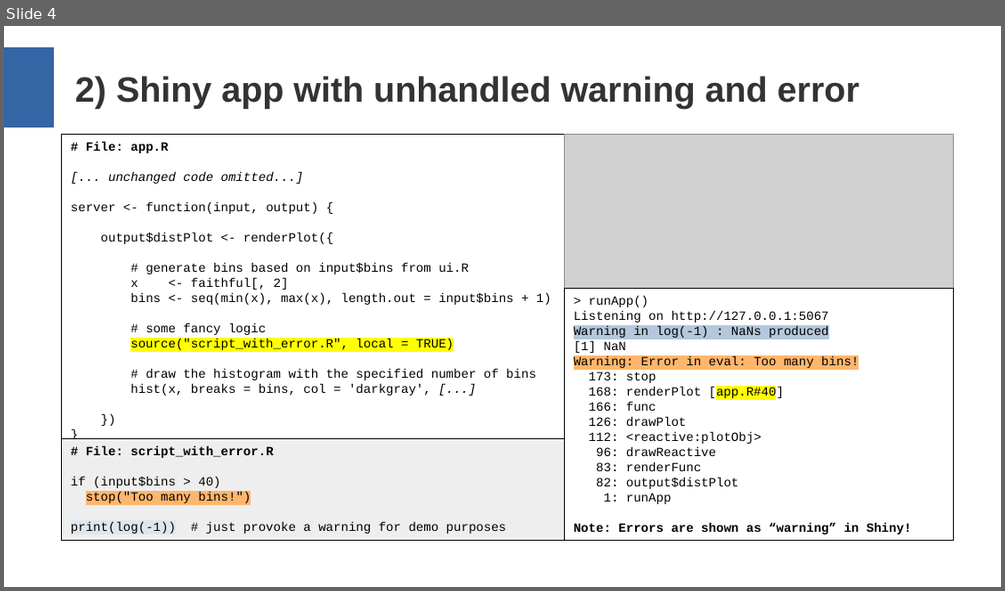
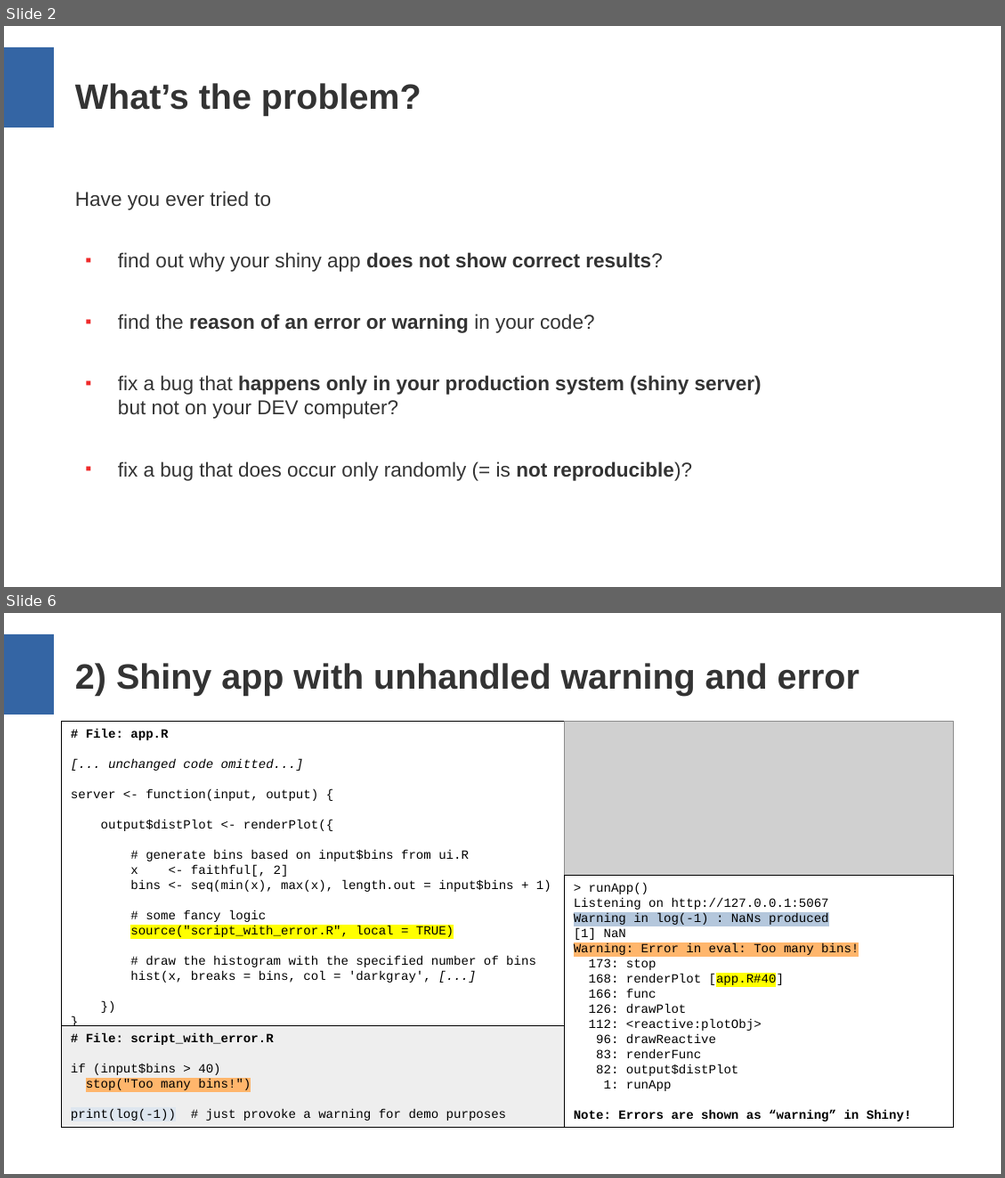
Before and after one commit to aryoda/R_shiny_post_mortem_analysis_training, a slide deck: Training slides.odp. Shown one above the other, each under a label of ours: slide 4 before the commit, slides 2 and 6 after it; the slides between them are not shown. The pictures are 1005x591 and 1005x1178 pixels, drawn with LibreOffice and Linux fonts; fonts in the diff are those of the drawing; grey boxes stand for pictures. Boxes give left, top, right and bottom in pixels: in the first picture for what was removed or moved away, otherwise in the second. Text is boxed around its words. In the diff, an @@ line names an element or a change of style, - is before the commit and + after.

```diff
--- a/Training slides.odp
+++ b/Training slides.odp
@@ slide 2 added at <box>4,26,1001,587</box>, background #FFFFFF; not listed: 1 template element that a slide beside it also shows @@
@@ title added at <box>75,83,421,116</box>, 28 pt, text #333333, bold @@
+What’s the problem?
@@ text added at <box>75,191,761,481</box>, 16 pt, text #333333 @@
+Have you ever tried to
+■ find out why your shiny app does not show correct results?
+■ find the reason of an error or warning in your code?
+■ fix a bug that happens only in your production system (shiny server)
+  but not on your DEV computer?
+■ fix a bug that does occur only randomly (= is not reproducible)?
@@ what was slide 4 is now slide 6 @@
```
Also in this commit, not shown: 5 slides changed, 2 other slides added.
